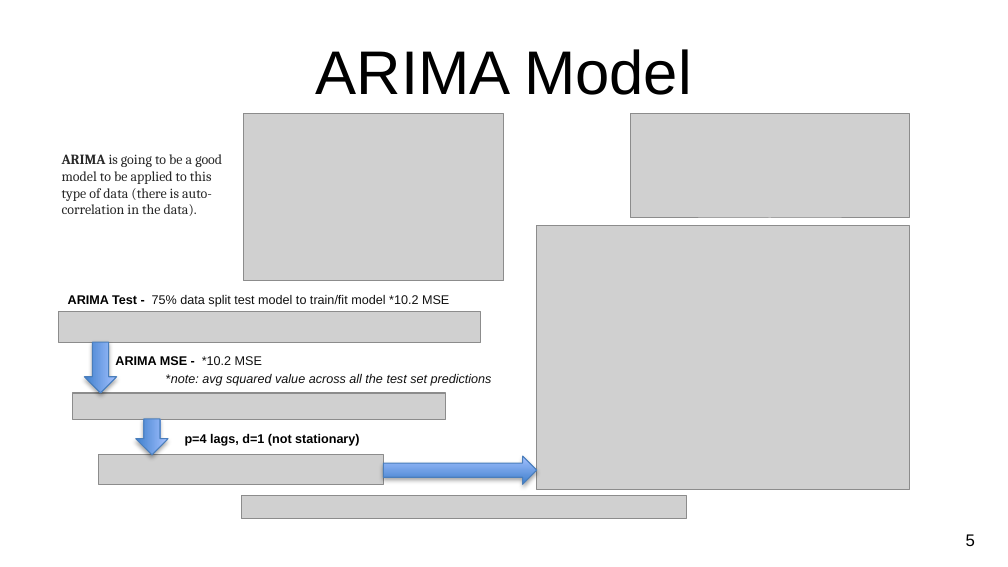
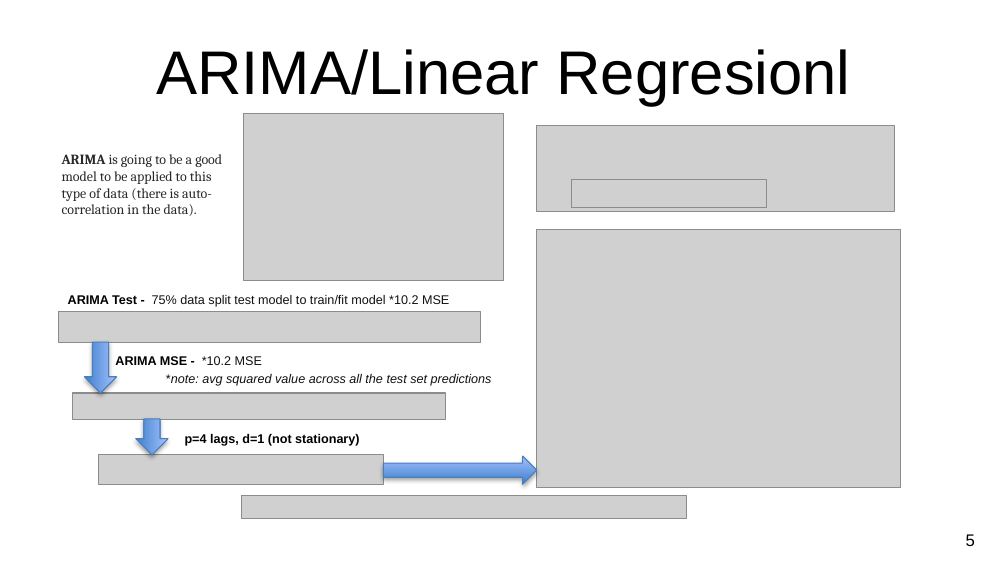
Before and after one commit to CCC-GH/FinalProject-Stock, a slide deck: slide 6 of NU-FinalProject_Stocks.pptx. Drawn at 1008x567 pixels with LibreOffice and Linux fonts; fonts in the diff are those of the drawing; grey boxes stand for pictures; background and template pictures are left out. Boxes give left, top, right and bottom in pixels: in the first picture for what was removed or moved away, otherwise in the second. Text is boxed around its words. In the diff, an @@ line names an element or a change of style, - is before the commit and + after.

```diff
--- a/NU-FinalProject_Stocks.pptx
+++ b/NU-FinalProject_Stocks.pptx
@@ title at (x1=156, y1=49, x2=850, y2=106): text changed @@
-ARIMA Model
+ARIMA/Linear Regresionl
@@ picture resized from (x1=630, y1=113, x2=909, y2=218) to (x1=537, y1=126, x2=895, y2=212) @@
@@ picture added at (x1=572, y1=180, x2=766, y2=209) @@
@@ picture resized from (x1=537, y1=226, x2=909, y2=490) to (x1=537, y1=229, x2=901, y2=487) @@
```
Also in this commit, not shown: 3 other slides changed, 5 other files.
